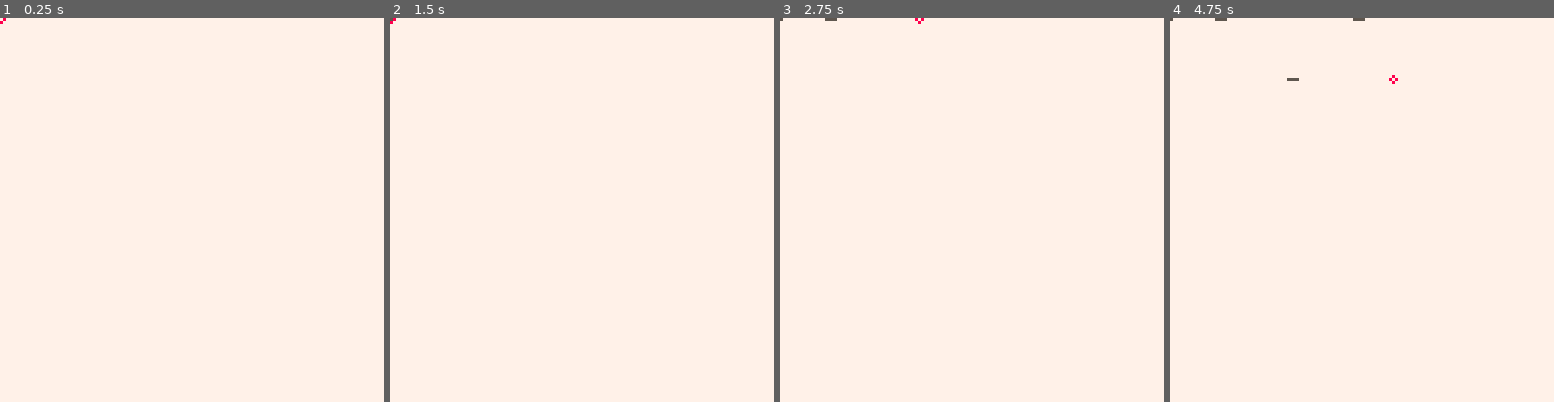
Above: before the commit, frames 1-4 (left to right).
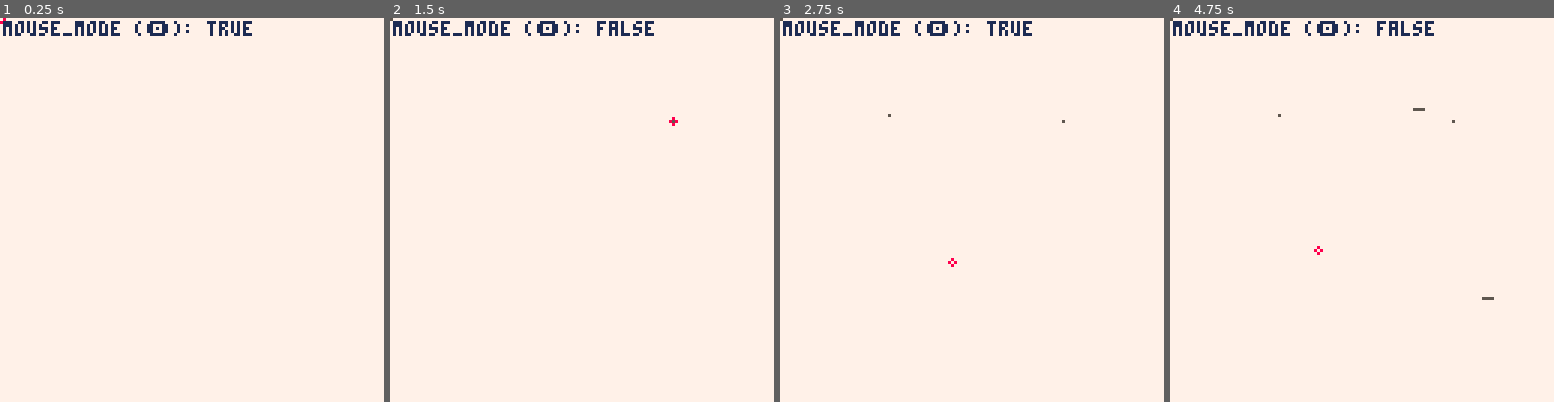
Above: after the commit, the same moments.

Repository: HumanBojack/PICO-8-projects
Game: PICO-8 cartridge draw.p8
Two runs of this game, one before a commit and one after it. Both use one fixed random seed, a clock stepped at 60 frames per second and the inputs below.
Inputs (mouse positions are in pixels of both pictures, inside the frame that each line leads up to):
- Up to frame 1 (0.25 s): no input
- Up to frame 2 (1.5 s): tap X (X key) at 0.33, 1.07 s; click (670, 121) at 0.67 s; tap O (Z key) at 0.7 s; click (436, 267) at 1.22 s
- Up to frame 3 (2.75 s): hold Right 1.6-2.1 s; tap O (Z key) at 1.7, 2.1, 2.5 s; click (887, 114) at 1.77 s; tap X (X key) at 1.85 s; hold Up 2.15-2.42 s; click (952, 259) at 2.32 s; hold Right from 2.47 s (still down)
- Up to frame 4 (4.75 s): click (1404, 106) at 2.87 s; tap O (Z key) every 0.4 s from 2.9 to 4.5 s; tap X (X key) at 2.97, 4.08 s; release Right at 3.03 s; hold Left 3.08-3.58 s; click (1465, 256) at 3.42 s; hold Down 3.63-3.97 s; click (1231, 102) at 3.97 s; hold Right 4.02-4.68 s; click (1292, 248) at 4.52 s; hold Up from 4.73 s (still down)

The runs differ from the first frame. In frame 1, 1.0% of the frame differs, in the area x 0-66%, y 0-5%; in frame 2, 1.1%; in frame 3, 1.1%; in frame 4, 1.3%, in the area x 0-85%, y 0-74%.

Commit message:
feat: add mouse support

Diff:
--- a/draw.p8
+++ b/draw.p8
@@ -3,25 +3,36 @@
 __lua__
 
 local game_objects
+local mouse_mode = true
 
 function _init()
 	game_objects={}
 
+	-- Enable mouse support
+	poke(0x5f2d, 1)
+
 	-- Create the cursor
 	cursor=make_game_object("cursor",0,0,3,3,{
 		update=function(self)
+			-- Mouse controls
+			if mouse_mode then
+				self.x=stat(32)
+				self.y=stat(33)
+			end
 
 			-- Keyboard controls
-			if btn(⬅️) then
-				self.x-=1
-			elseif btn(➡️) then
-				self.x+=1
-			end
+			if not mouse_mode then
+				if btn(⬅️) then
+					self.x-=1
+				elseif btn(➡️) then
+					self.x+=1
+				end
 
-			if btn(⬆️) then
-				self.y-=1
-			elseif btn(⬇️) then
-				self.y+=1
+				if btn(⬆️) then
+					self.y-=1
+				elseif btn(⬇️) then
+					self.y+=1
+				end
 			end
 
 			-- Check collisions with the border
@@ -95,6 +106,8 @@
 		local obj = game_objects[i]
 		obj:draw()
 	end
+
+	print("mouse_mode (🅾️): "..tostr(mouse_mode), 1, 1, 1)
 end
 
 function make_game_object(name,x,y,width,height,props)
